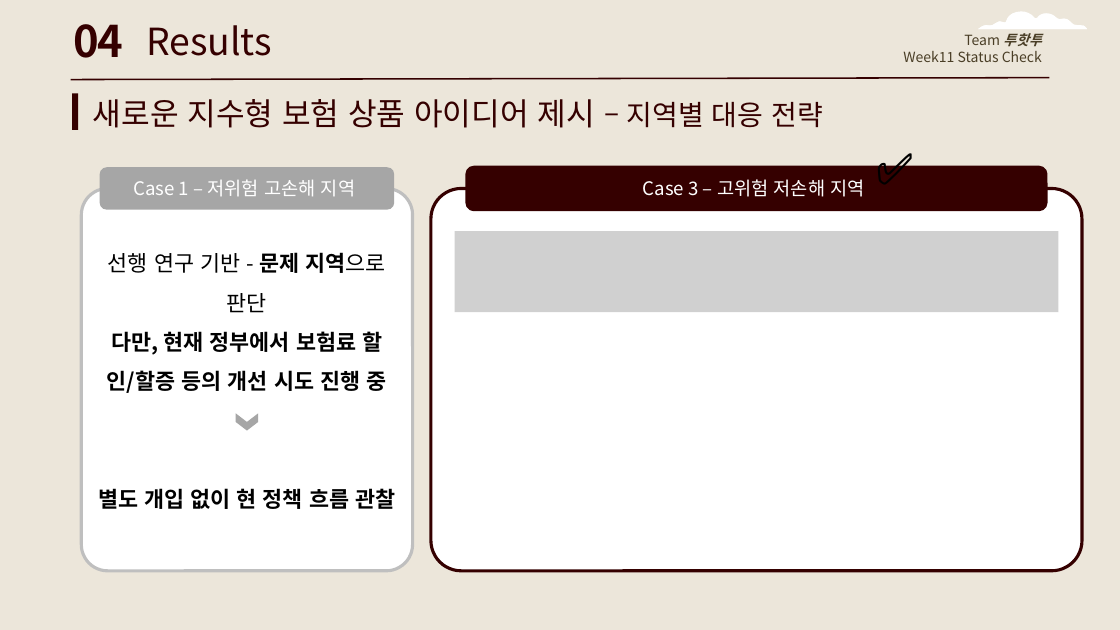
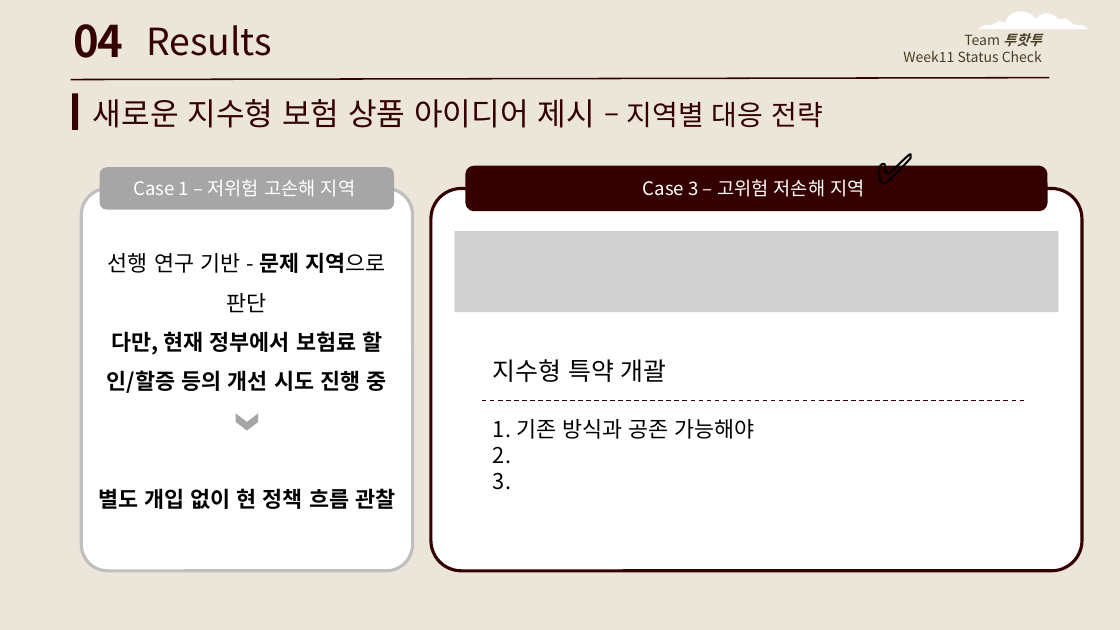
Before and after one commit to NamYoonJi/capstone-project-slides, a slide deck: slide 29 of week 12 mid progress report.pptx. Drawn at 1120x630 pixels with LibreOffice and Linux fonts; fonts in the diff are those of the drawing; grey boxes stand for pictures. Boxes give left, top, right and bottom in pixels: in the first picture for what was removed or moved away, otherwise in the second. Text is boxed around its words. In the diff, an @@ line names an element or a change of style, - is before the commit and + after.

```diff
--- a/week 12 mid progress report.pptx
+++ b/week 12 mid progress report.pptx
@@ text added at box(493, 359, 755, 490), 14 pt, text #000000 @@
+지수형 특약 개괄
+1. 기존 방식과 공존 가능해야
+2.
+3.
@@ line added from (482, 401) to (1026, 401), #340000 0.75 pt dashed @@
```
Also in this commit, not shown: 1 other slide changed, 2 slides added.
